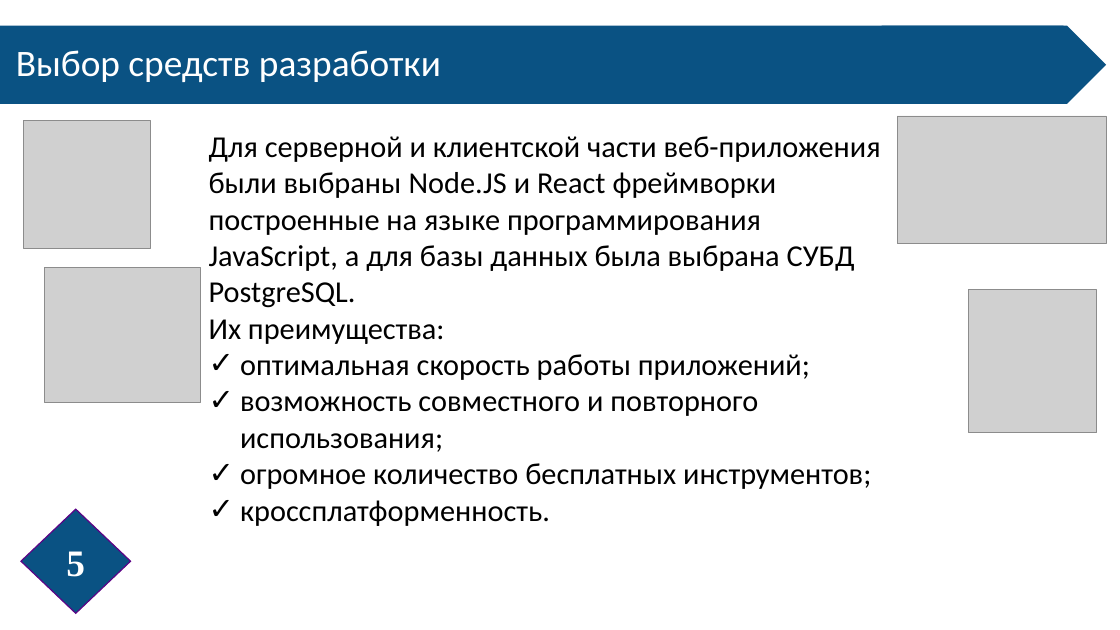
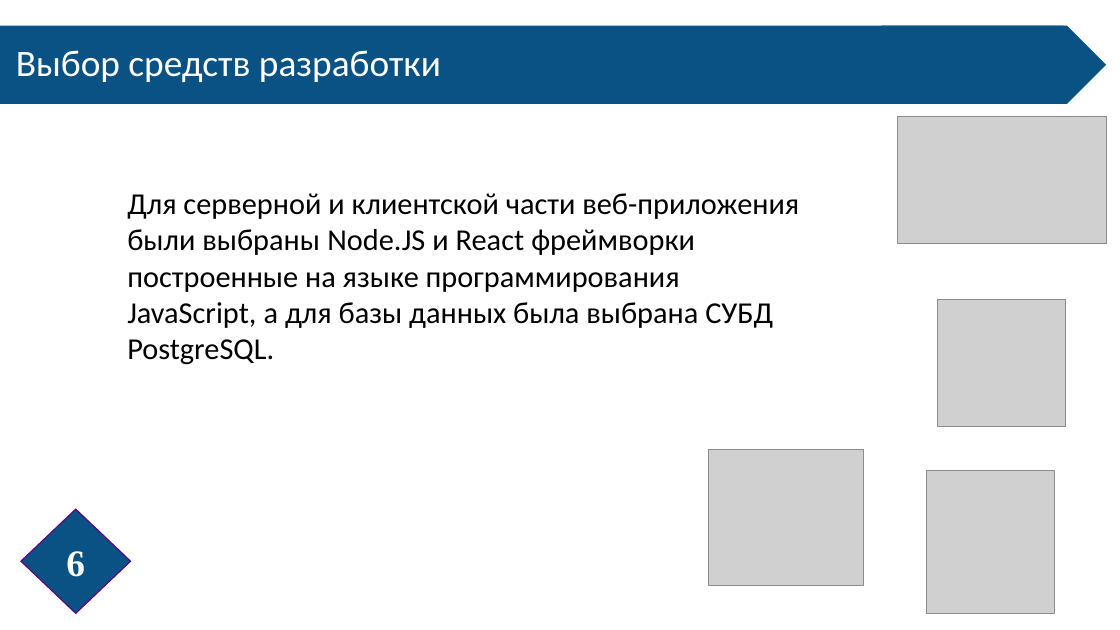
Before and after one commit to LebedevOleg/VKR_2022, a slide deck: slide 6 of Prezentatsia_VKR_2022.pptx (slide 5 before the commit). Drawn at 1120x630 pixels with LibreOffice and Linux fonts; fonts in the diff are those of the drawing; grey boxes stand for pictures. Boxes give left, top, right and bottom in pixels: in the first picture for what was removed or moved away, otherwise in the second. Text is boxed around its words. In the diff, an @@ line names an element or a change of style, - is before the commit and + after.

```diff
--- a/Prezentatsia_VKR_2022.pptx
+++ b/Prezentatsia_VKR_2022.pptx
@@ text "Для серверной и клиентской части ...": place and size @@
-text "Для серверной и клиентской части ..." at <box>209,136,881,526</box>
+text "Для серверной и клиентской части ..." at <box>127,193,799,365</box>
@@ picture: place and size @@
-picture at <box>24,121,151,249</box>
+picture at <box>939,299,1066,427</box>
@@ text at <box>209,319,871,526</box>: paragraphs removed @@
-Их преимущества:
-✓ оптимальная скорость работы приложений;
-✓ возможность совместного и повторного использования;
-✓ огромное количество бесплатных инструментов;
-✓ кроссплатформенность.
@@ picture: place and size @@
-picture at <box>45,267,200,402</box>
+picture at <box>708,450,864,585</box>
@@ picture: place and size @@
-picture at <box>969,290,1097,433</box>
+picture at <box>926,471,1054,613</box>
@@ page number at <box>66,551,85,577</box>: text changed @@
-5
+6
```
Also in this commit, not shown: 2 other slides changed, 1 slide added, 1 slide removed.
